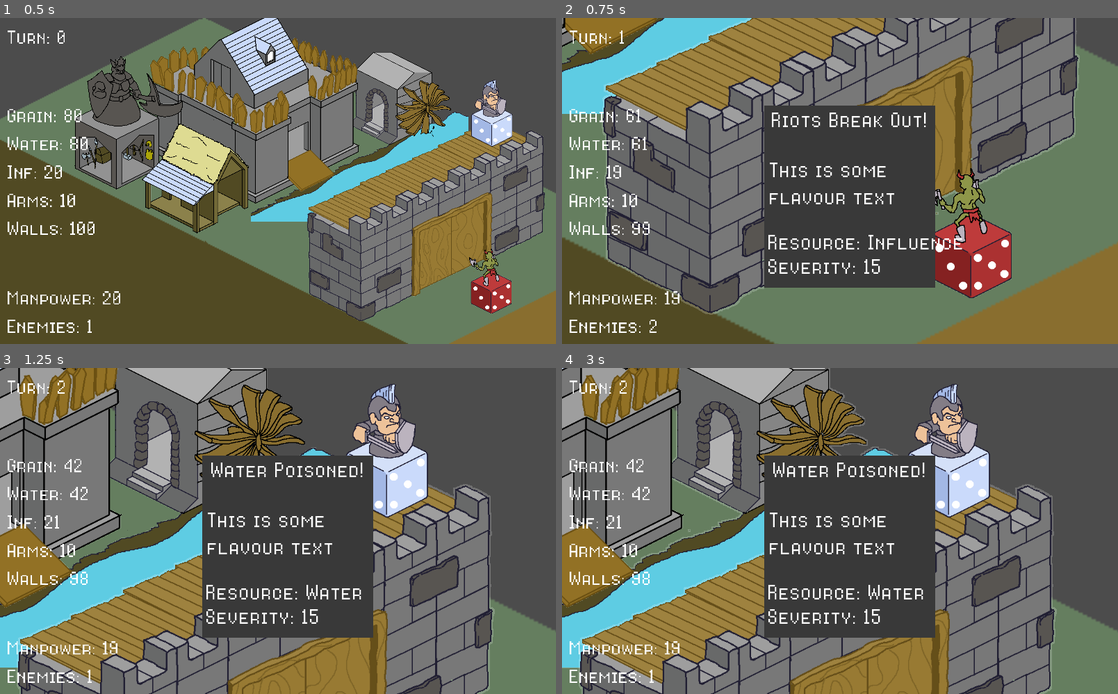
Above: before the commit, frames 1-4 (two rows, left to right).
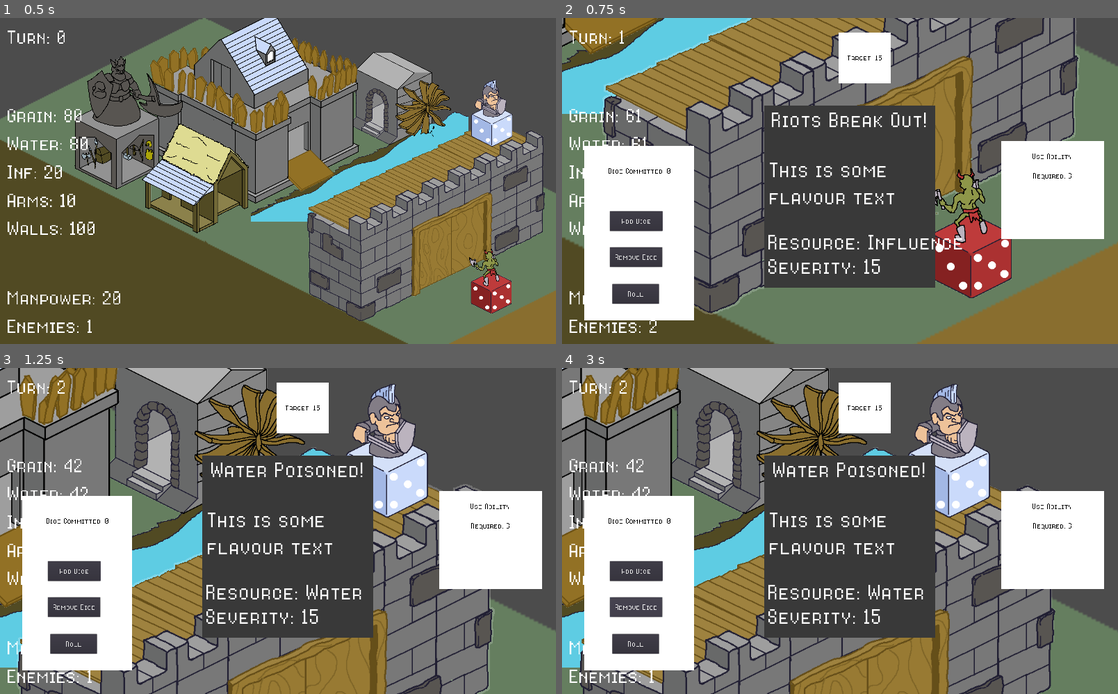
Above: after the commit, the same moments.

Repository: CapsCollective/rng-stronghold
Game: Godot game, scene res://scenes/main.tscn
Two runs of this game, one before a commit and one after it. Both use one fixed random seed, a clock stepped at 60 frames per second and the inputs below.
Inputs (mouse positions are in pixels of both pictures, inside the frame that each line leads up to):
- Up to frame 1 (0.5 s): no input
- Up to frame 2 (0.75 s): tap Enter (ui_accept) at 0.5 s; move the mouse to (1001, 154) at 0.52 s; press the mouse at (1001, 154) at 0.53 s
- Up to frame 3 (1.25 s): tap Enter (ui_accept) at 0.77 s; right-click (439, 504) at 0.8 s
- Up to frame 4 (3 s): release the mouse at (1001, 504) at 1.25 s; click (634, 645) at 1.25 s, where only the run after the commit has a clickable "Roll"; click (634, 570) at 2 s, where only the run after the commit has a clickable "Add Dice"; click (634, 605) at 2.75 s, where only the run after the commit has a clickable "Remove Dice"

Frame 1 is identical in both runs. In frame 2, 17% of the frame differs, in the area x 4-98%, y 4-93%; in frame 3, 17%; in frame 4, 18%, in the area x 0-98%, y 0-100%.

Commit message:
Made the HUD only appear when buildings selected

Diff:
--- a/scripts/buildings.gd
+++ b/scripts/buildings.gd
@@ -6,6 +6,7 @@
 
 func building_clicked(building):
 	if not zoomed:
+		$"../HUDCanvas/BuildingInterface".visible = true
 		camera.zoom = Vector2(0.5, 0.5)
 		camera.position = building.global_position
 		zoomed = true
@@ -16,3 +17,4 @@
 			camera.zoom = Vector2(1, 1)
 			camera.position = Vector2(get_viewport().size.x/2, get_viewport().size.y/2)
 			zoomed = false
+			$"../HUDCanvas/BuildingInterface".visible = false
